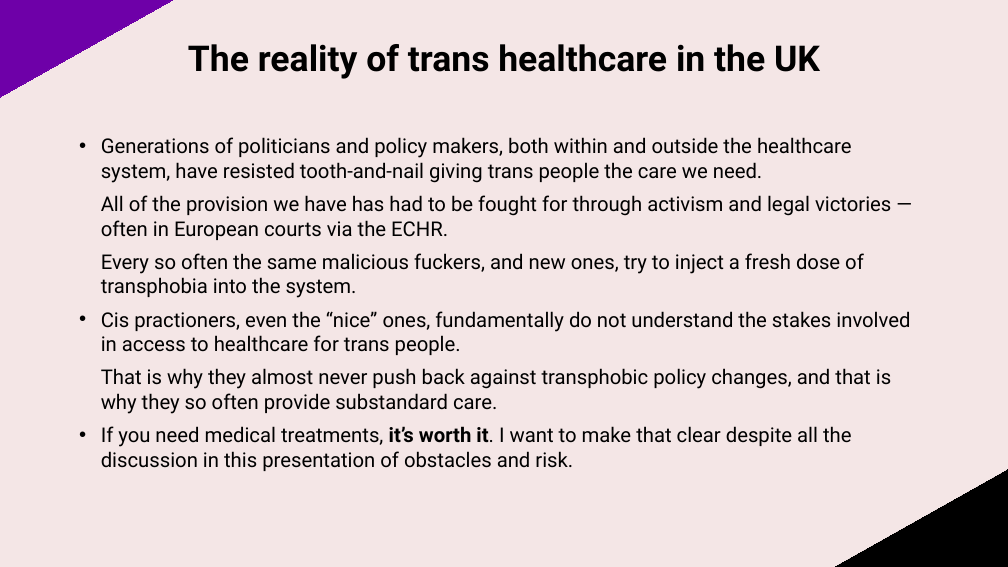
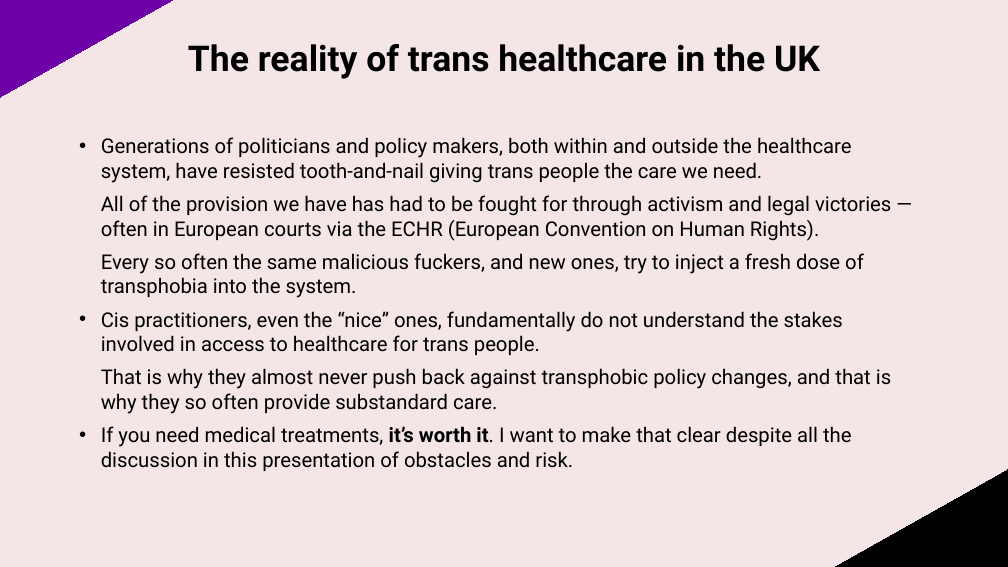
Before and after one commit to daira/transhealth, a slide deck: slide 9 of Chemistry Politics Transphobia.odp. Drawn at 1008x567 pixels with LibreOffice and Linux fonts; fonts in the diff are those of the drawing. Boxes give left, top, right and bottom in pixels: in the first picture for what was removed or moved away, otherwise in the second. Text is boxed around its words. In the diff, an @@ line names an element or a change of style, - is before the commit and + after.

Commit message:
Fix a typo and expand ECHR. Also link to info about Dr Reid's case and Dr Webberley winning her appeal.

```diff
--- a/Chemistry Politics Transphobia.odp
+++ b/Chemistry Politics Transphobia.odp
@@ subtitle at box(101, 195, 891, 241): text changed @@
-All of the provision we have has had to be fought for through activism and legal victories — often in European courts via the ECHR.
+All of the provision we have has had to be fought for through activism and legal victories — often in European courts via the ECHR (European Convention on Human Rights).
@@ subtitle at box(101, 311, 843, 355): text changed @@
-• Cis practioners, even the “nice” ones, fundamentally do not understand the stakes involved in access to healthcare for trans people.
+• Cis practitioners, even the “nice” ones, fundamentally do not understand the stakes involved in access to healthcare for trans people.
```
Also in this commit, not shown: 1 other file.
